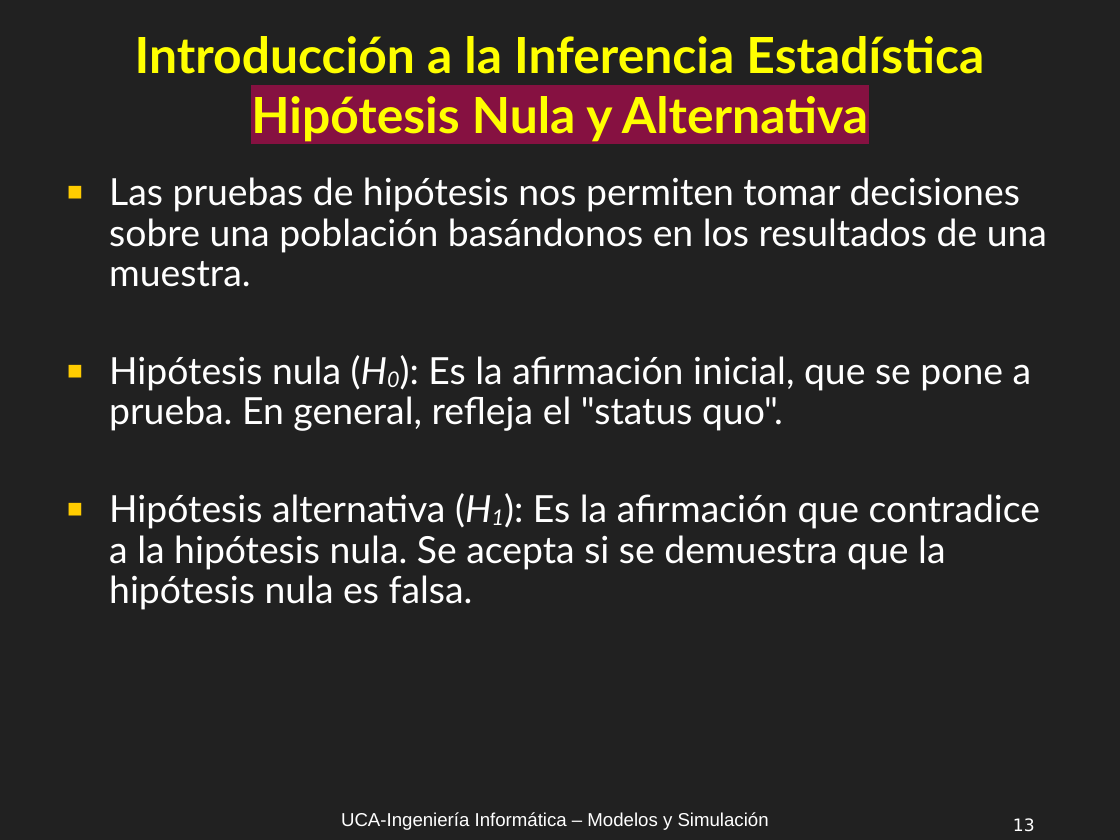
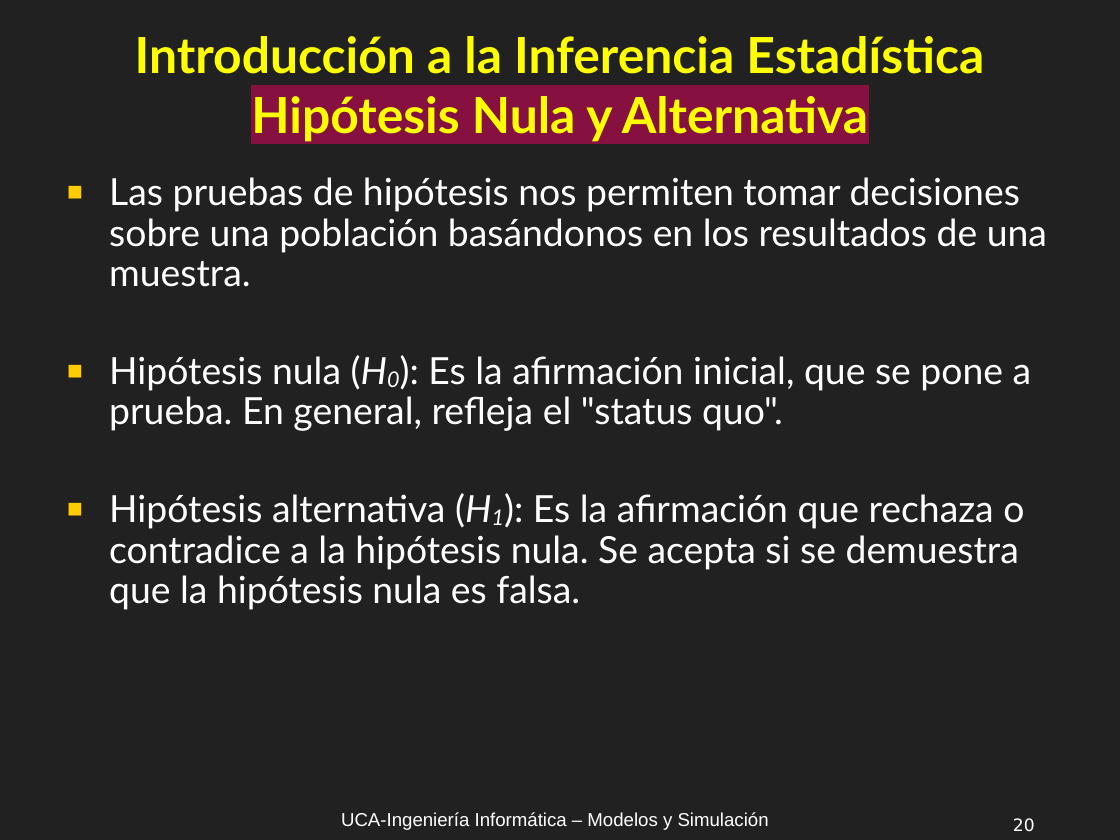
Before and after one commit to UCA-Facultad-de-Ingenieria-Clases-2025/MyS, a slide deck: slide 20 of Clases/MyS_C1A_Introducción_Inferencia_Estadística_R1.odp (slide 13 before the commit). Drawn at 1120x840 pixels with LibreOffice and Linux fonts; fonts in the diff are those of the drawing. Boxes give left, top, right and bottom in pixels: in the first picture for what was removed or moved away, otherwise in the second. Text is boxed around its words. In the diff, an @@ line names an element or a change of style, - is before the commit and + after.

```diff
--- a/Clases/MyS_C1A_Introducción_Inferencia_Estadística_R1.odp
+++ b/Clases/MyS_C1A_Introducción_Inferencia_Estadística_R1.odp
@@ text at (109,494,1024,610): text changed @@
-■ Hipótesis alternativa (H1): Es la afirmación que contradice a la hipótesis nula. Se acepta si se demuestra que la hipótesis nula es falsa.
+■ Hipótesis alternativa (H1): Es la afirmación que rechaza o contradice a la hipótesis nula. Se acepta si se demuestra que la hipótesis nula es falsa.
@@ page number at (1013,818,1035,832): text changed @@
-13
+20
```
Also in this commit, not shown: 5 other slides changed, 22 slides added, 1 other file.
